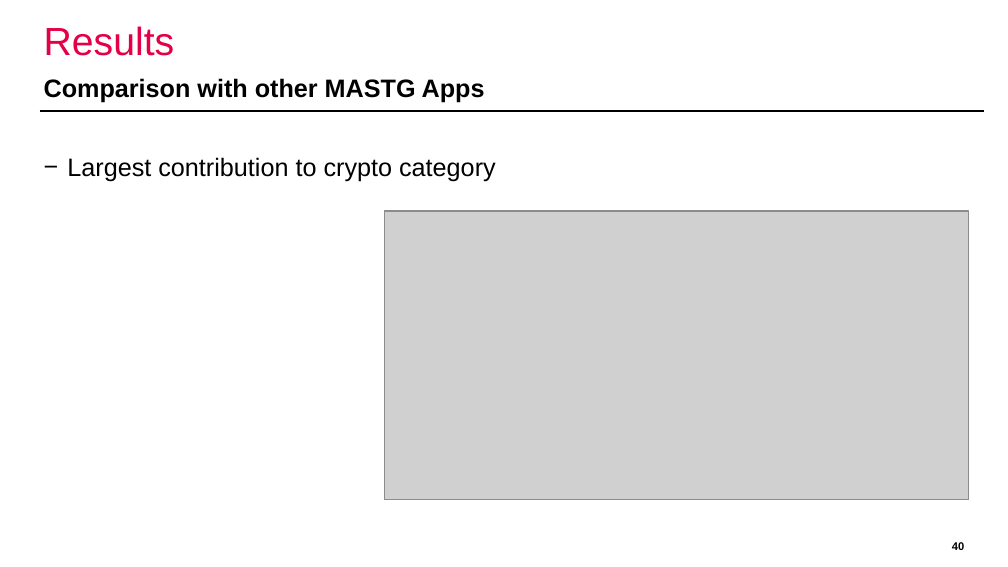
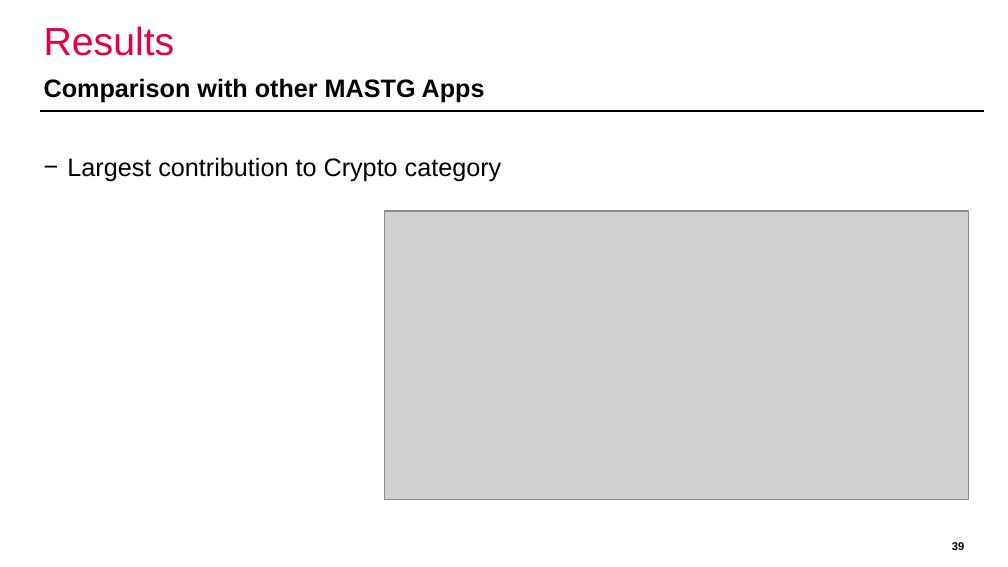
Before and after one commit to domi-cmd/Reference_Application_for_OWASP_MASTG, a slide deck: slide 39 of dev_documents/presentation/ba_thesis_presentation_kronig.pptx (slide 40 before the commit). Drawn at 1008x567 pixels with LibreOffice and Linux fonts; fonts in the diff are those of the drawing; grey boxes stand for pictures; background and template pictures are left out. Boxes give left, top, right and bottom in pixels: in the first picture for what was removed or moved away, otherwise in the second. Text is boxed around its words. In the diff, an @@ line names an element or a change of style, - is before the commit and + after.

```diff
--- a/dev_documents/presentation/ba_thesis_presentation_kronig.pptx
+++ b/dev_documents/presentation/ba_thesis_presentation_kronig.pptx
@@ text at [67,157,502,182]: text changed @@
-− Largest contribution to crypto category
+− Largest contribution to Crypto category
@@ page number at [952,541,964,552]: text changed @@
-40
+39
```
Also in this commit, not shown: 12 other slides changed, 2 slides added, 2 slides removed.
